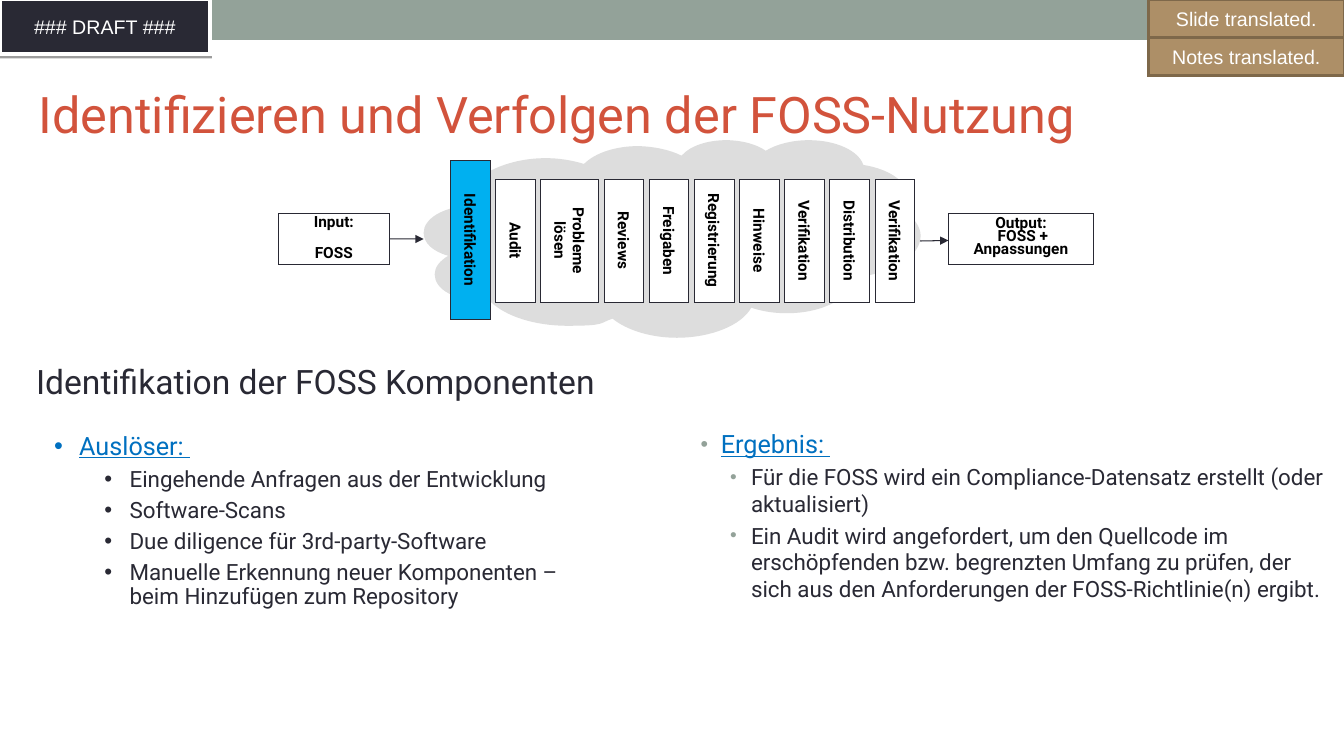
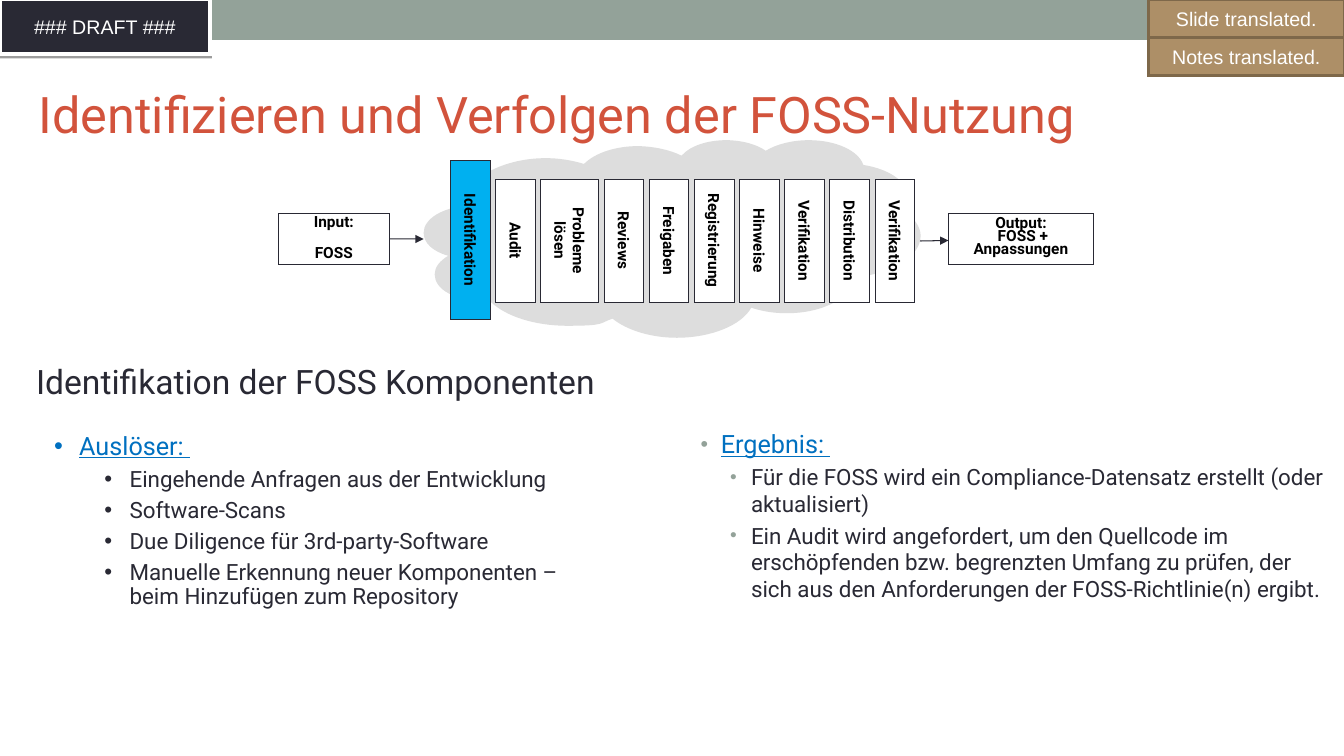
Before and after one commit to SThanheiser/curriculum, a slide deck: slide 58 of translation-DE/slides/DFT_openchain-curriculum-for-1-1_GER.odp. Drawn at 1344x756 pixels with LibreOffice and Linux fonts; fonts in the diff are those of the drawing; background and template pictures are left out. Boxes give left, top, right and bottom in pixels: in the first picture for what was removed or moved away, otherwise in the second. Text is boxed around its words. In the diff, an @@ line names an element or a change of style, - is before the commit and + after.

```diff
--- a/translation-DE/slides/DFT_openchain-curriculum-for-1-1_GER.odp
+++ b/translation-DE/slides/DFT_openchain-curriculum-for-1-1_GER.odp
@@ text at (130, 532, 489, 554): text changed @@
-  • Due diligence für 3rd-party-Software
+  • Due Diligence für 3rd-party-Software
```
Also in this commit, not shown: 15 other slides changed, 6 slides added, 6 slides removed, 1 other file.
